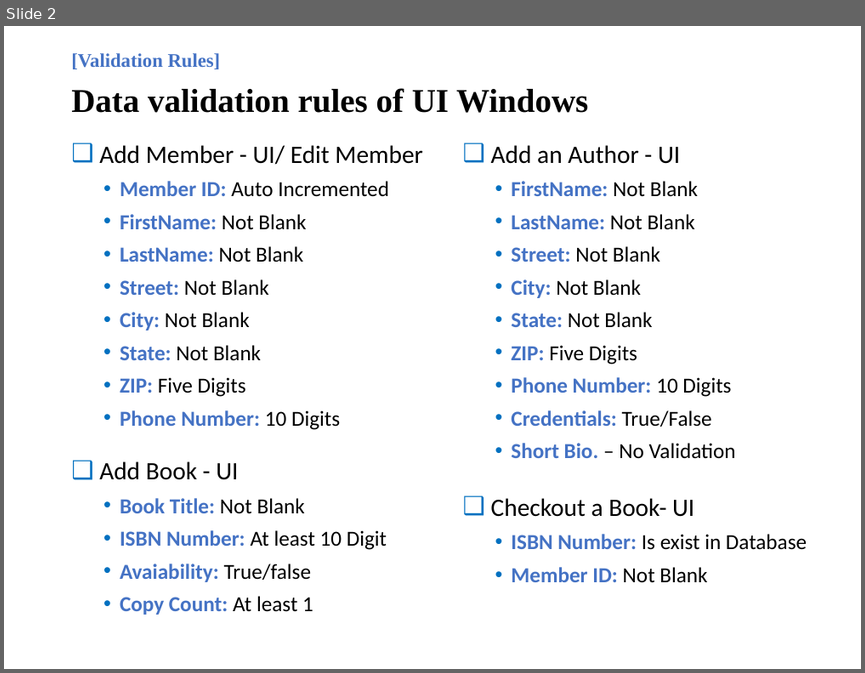
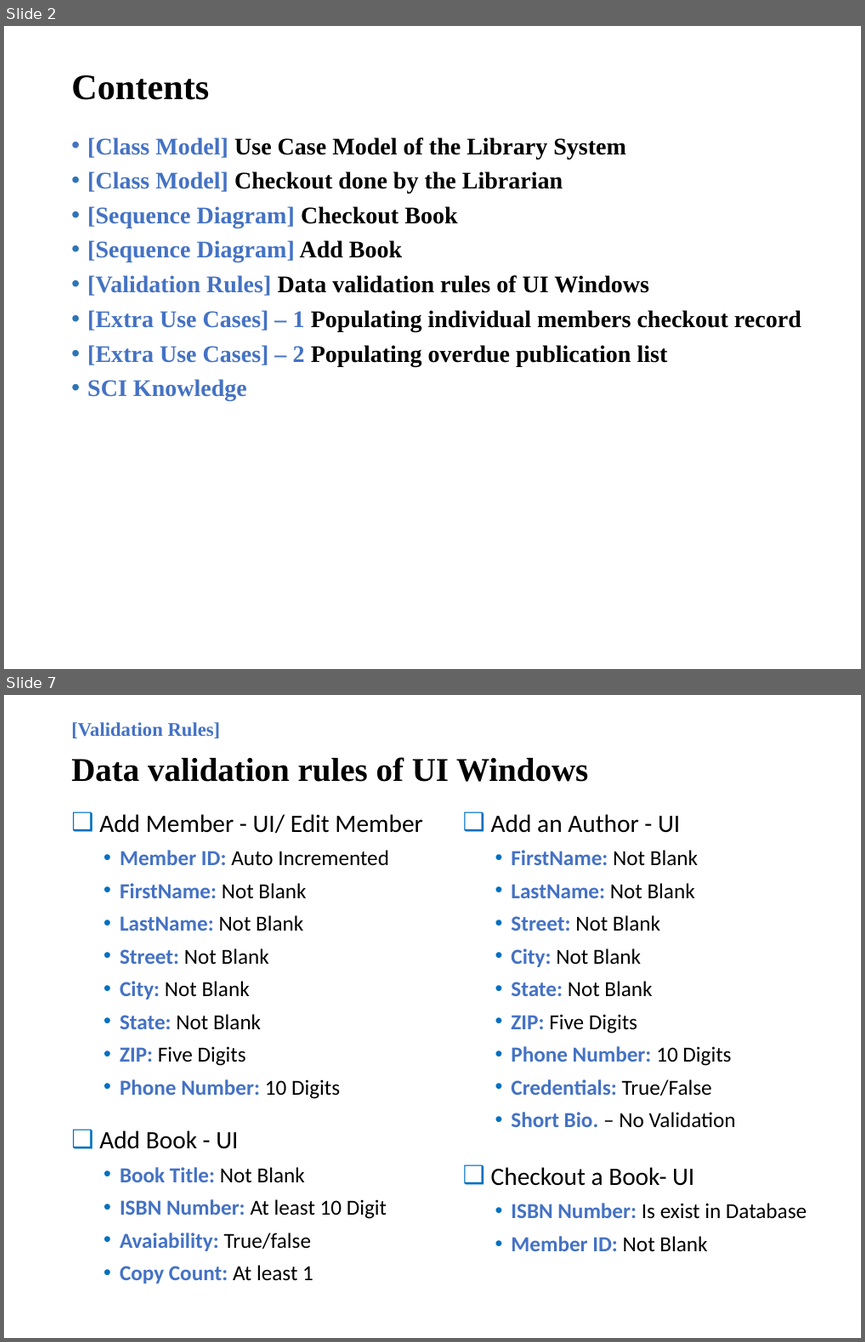
Before and after one commit to vijay9711/MPP_Project, a slide deck: doc/Presentation File.pptx. Shown one above the other, each under a label of ours: slide 2 before the commit, slides 2 and 7 after it; the slides between them are not shown. The pictures are 865x673 and 865x1342 pixels, drawn with LibreOffice and Linux fonts; fonts in the diff are those of the drawing. Boxes give left, top, right and bottom in pixels: in the first picture for what was removed or moved away, otherwise in the second. Text is boxed around its words. In the diff, an @@ line names an element or a change of style, - is before the commit and + after.

Commit message:
Added use cases and updated PPT file

```diff
--- a/doc/Presentation File.pptx
+++ b/doc/Presentation File.pptx
@@ slide 2 added at <box>4,26,861,669</box>, background #FFFFFF @@
@@ text added at <box>71,75,209,100</box>, 30.2 pt, text #000000, bold @@
+Contents
@@ text added at <box>87,137,801,401</box>, 20 pt, text #000000, bold @@
+• [Class Model] Use Case Model of the Library System
+• [Class Model] Checkout done by the Librarian
+• [Sequence Diagram] Checkout Book
+• [Sequence Diagram] Add Book
+• [Validation Rules] Data validation rules of UI Windows
+• [Extra Use Cases] – 1 Populating individual members checkout record
+• [Extra Use Cases] – 2 Populating overdue publication list
+• SCI Knowledge
@@ what was slide 2 is now slide 7 @@
```
Also in this commit, not shown: 2 slides changed, 4 other slides added, 3 other files.
